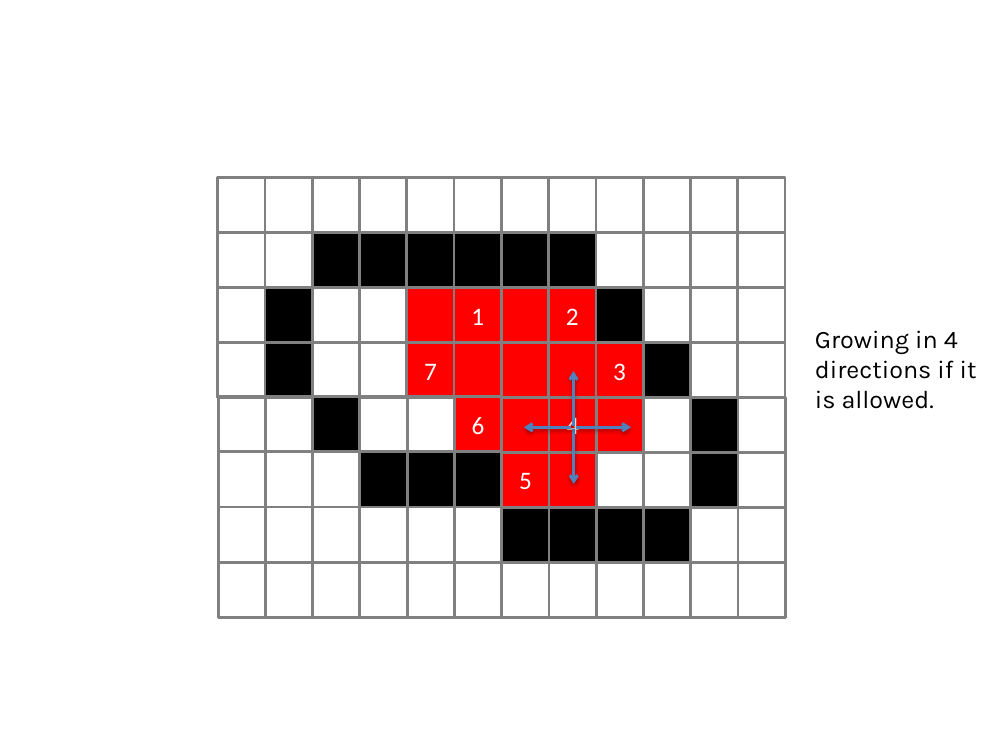
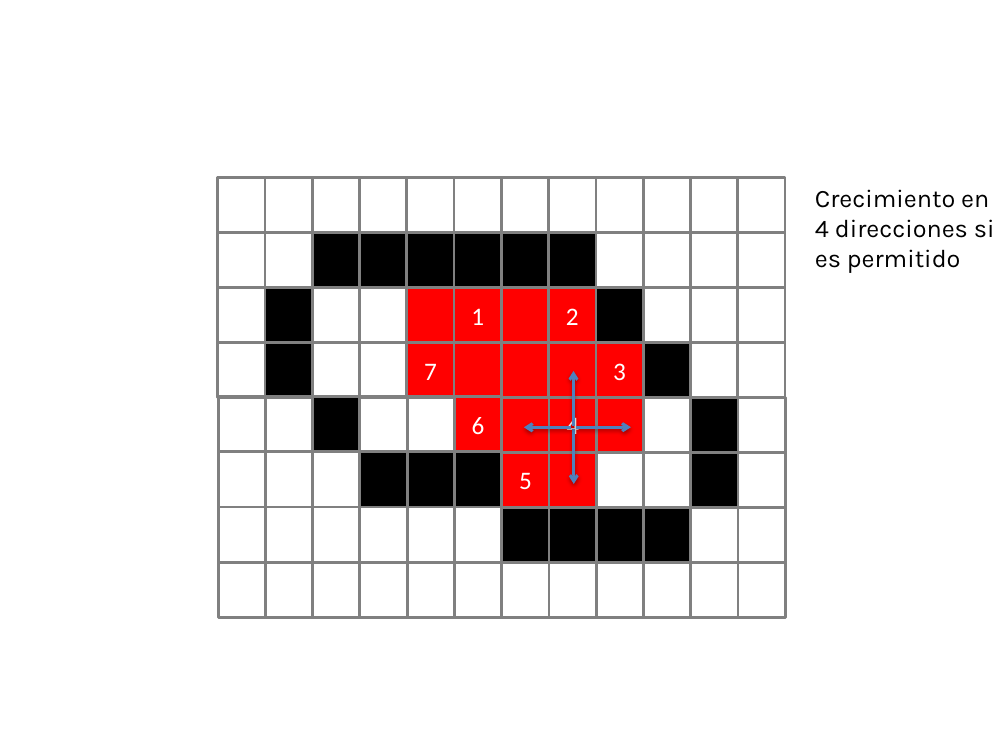
Before and after one commit to domingomery/imagenes, a slide deck: slide 28 of clases/Cap08_Segmentacion/presentations/IMG08_RegionGrowing.pptx (slide 26 before the commit). Drawn at 1008x756 pixels with LibreOffice and Linux fonts; fonts in the diff are those of the drawing. Boxes give left, top, right and bottom in pixels: in the first picture for what was removed or moved away, otherwise in the second. Text is boxed around its words. In the diff, an @@ line names an element or a change of style, - is before the commit and + after.

```diff
--- a/clases/Cap08_Segmentacion/presentations/IMG08_RegionGrowing.pptx
+++ b/clases/Cap08_Segmentacion/presentations/IMG08_RegionGrowing.pptx
@@ text added at [815, 189, 995, 273], 18 pt, text #000000 @@
+Crecimiento en 4 direcciones si es permitido
@@ text removed at [815, 330, 977, 409] @@
-Growing in 4
-directions if it is allowed.
```
Also in this commit, not shown: 28 other slides changed, 19 slides added, 1 slide removed, 59 other files.
